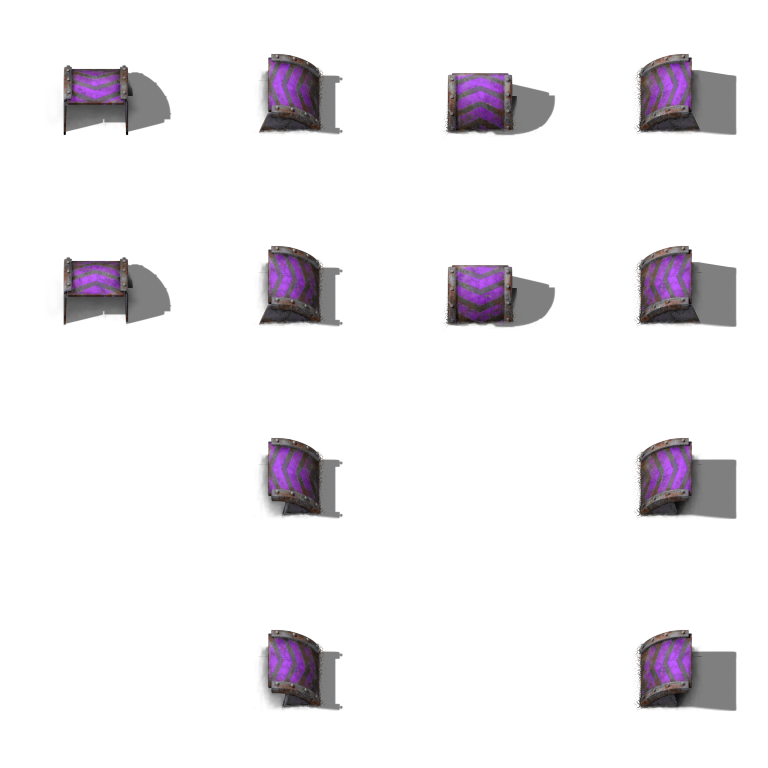
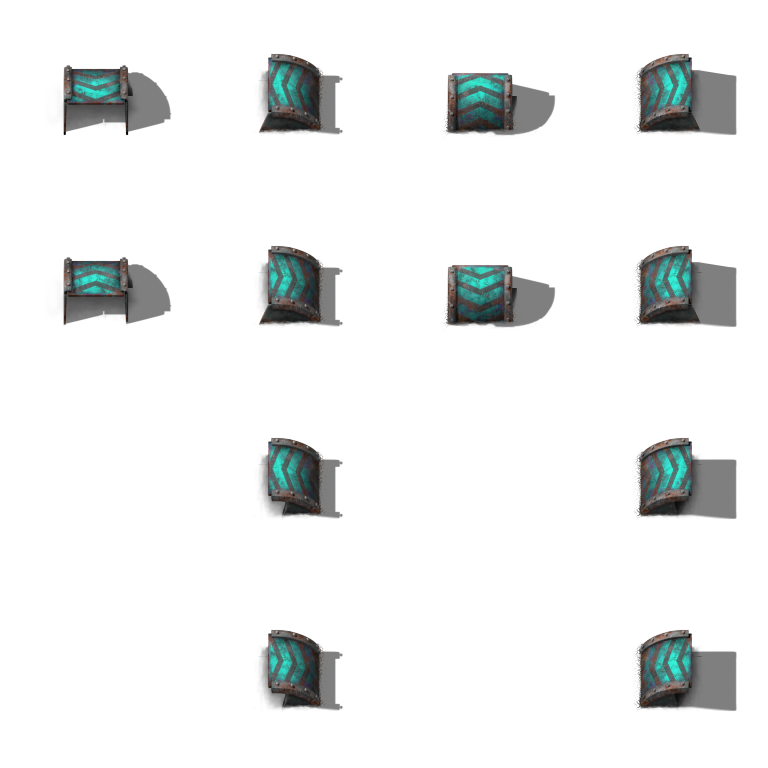
Layered file, before and after one edit (w=768, h=768). Changes by layer:
added layer "tier 7" above "tier 6" over [64, 56, 695, 707]
hid "tier 6" over [64, 56, 695, 707]
